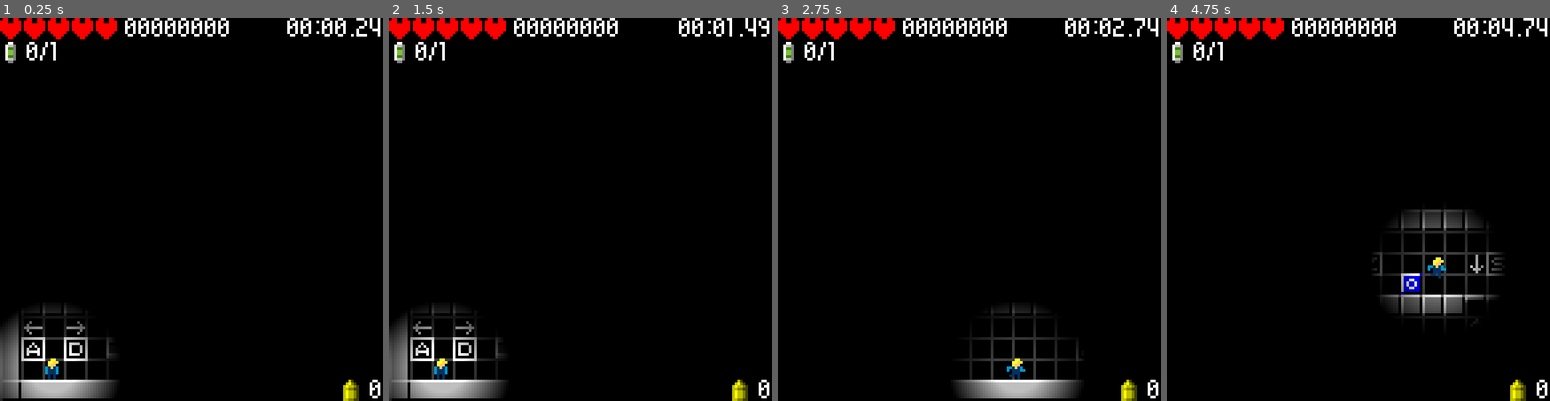
Above: before the commit, frames 1-4 (left to right).
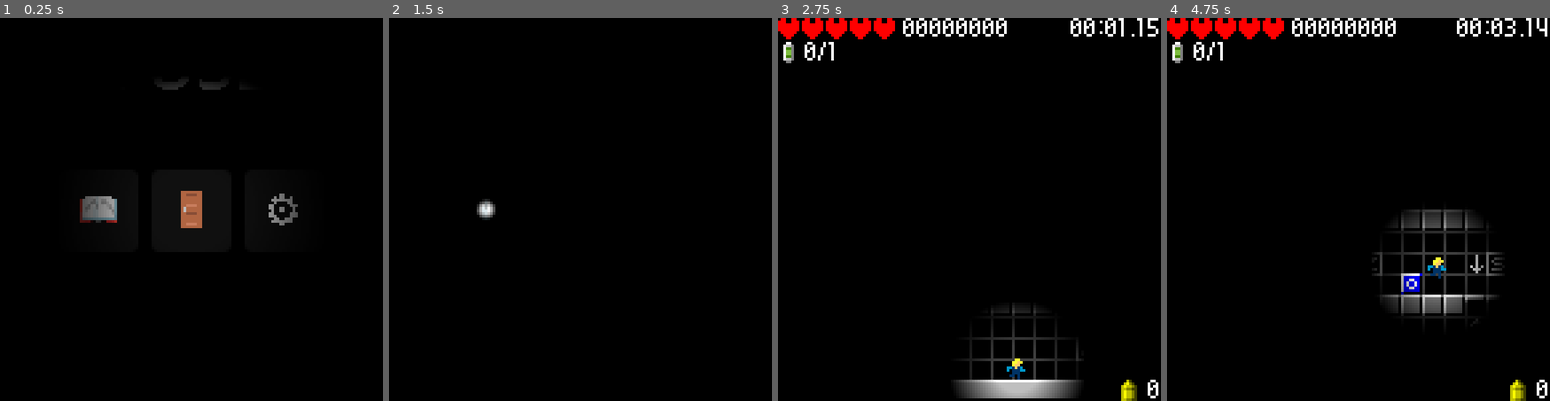
Above: after the commit, the same moments.

Repository: Ironnoob73/Fuse
Game: Godot game, scene res://Assets_main/Title.tscn
Two runs of this game, one before a commit and one after it. Both use one fixed random seed, a clock stepped at 60 frames per second and the inputs below. Before the commit the project starts from res://Assets_main/main_world.tscn.
Inputs (mouse positions are in pixels of both pictures, inside the frame that each line leads up to):
- Up to frame 1 (0.25 s): no input
- Up to frame 2 (1.5 s): click (580, 209) at 0.5 s, where only the run after the commit has a clickable "🚪"; click (484, 209) at 1.25 s, where only the run after the commit has a clickable "📖"
- Up to frame 3 (2.75 s): tap Enter (ui_accept) at 2, 2.27 s; move the mouse to (1053, 190) at 2.02 s; hold Right (ui_right) from 2.03 s (still down); tap X (range) at 2.1 s
- Up to frame 4 (4.75 s): move the mouse to (1281, 228) at 2.77 s; tap Z (melee) at 2.85 s; tap Enter (ui_accept) at 3.02, 4.52 s; tap X (range) at 3.05, 3.6, 4.35 s; move the mouse to (1396, 125) at 3.52 s; release Right (ui_right) at 3.53 s; hold Left (ui_left) 3.53-4.28 s; move the mouse to (1339, 286) at 4.27 s; hold Right (ui_right) from 4.28 s (still down)

The runs differ from the first frame. In frame 1, 7.7% of the frame differs, in the area x 0-100%, y 0-100%; in frame 2, 6.2%; in frame 3, 0.5%; in frame 4, 0.5%.

Commit message:
20240727DU1

Diff:
--- a/Assets_main/Bullet.gd
+++ b/Assets_main/Elements/Bullet.gd
@@ -4,7 +4,7 @@
 @onready var image = $Image
 var getted : bool = false
 
-func _on_body_entered(body):
+func _on_body_entered(_body):
 	if getted == false:
 		get_parent().add_score(5)
 		get_parent().add_bullet(1)
--- a/Assets_main/Bullet.tscn
+++ b/Assets_main/Elements/Bullet.tscn
@@ -1,7 +1,7 @@
 [gd_scene load_steps=9 format=3 uid="uid://bhvdv4mwevqw5"]
 
 [ext_resource type="Texture2D" uid="uid://dd52wimelgqqe" path="res://Resources/Image/Bullet.png" id="1_q0q8t"]
-[ext_resource type="Script" path="res://Assets_main/Bullet.gd" id="1_yeble"]
+[ext_resource type="Script" path="res://Assets_main/Elements/Bullet.gd" id="1_yeble"]
 
 [sub_resource type="RectangleShape2D" id="RectangleShape2D_yi07l"]
 size = Vector2(8, 8)
--- a/Assets_main/Exit.tscn
+++ b/Assets_main/Elements/Exit.tscn
@@ -1,6 +1,6 @@
 [gd_scene load_steps=4 format=3 uid="uid://b0huxamirlvtf"]
 
-[ext_resource type="Script" path="res://Assets_main/Exit.gd" id="1_ug61q"]
+[ext_resource type="Script" path="res://Assets_main/Elements/Exit.gd" id="1_ug61q"]
 [ext_resource type="Texture2D" uid="uid://d4nfmvdpy0ose" path="res://Resources/Image/Exit.png" id="2_1og0q"]
 
 [sub_resource type="RectangleShape2D" id="RectangleShape2D_ip3b0"]
--- a/Assets_main/Fuse.tscn
+++ b/Assets_main/Elements/Fuse.tscn
@@ -1,6 +1,6 @@
 [gd_scene load_steps=9 format=3 uid="uid://dus53p84kf44p"]
 
-[ext_resource type="Script" path="res://Assets_main/Fuse.gd" id="1_lifr6"]
+[ext_resource type="Script" path="res://Assets_main/Elements/Fuse.gd" id="1_lifr6"]
 [ext_resource type="Texture2D" uid="uid://cylyu0ilhewey" path="res://Resources/Image/Fuse.png" id="2_c3l7u"]
 
 [sub_resource type="RectangleShape2D" id="RectangleShape2D_vvdpq"]
--- a/Assets_main/ShootedBullet.tscn
+++ b/Assets_main/Elements/ShootedBullet.tscn
@@ -1,6 +1,6 @@
 [gd_scene load_steps=4 format=3 uid="uid://eomwb176epv0"]
 
-[ext_resource type="Script" path="res://Assets_main/ShootedBullet.gd" id="1_ecgp8"]
+[ext_resource type="Script" path="res://Assets_main/Elements/ShootedBullet.gd" id="1_ecgp8"]
 [ext_resource type="Texture2D" uid="uid://dd52wimelgqqe" path="res://Resources/Image/Bullet.png" id="2_4hdle"]
 
 [sub_resource type="RectangleShape2D" id="RectangleShape2D_imni6"]
--- a/Assets_main/Switch.tscn
+++ b/Assets_main/Elements/Switch.tscn
@@ -1,6 +1,6 @@
 [gd_scene load_steps=12 format=3 uid="uid://0ujn280pb16m"]
 
-[ext_resource type="Script" path="res://Assets_main/Switch.gd" id="1_cosgm"]
+[ext_resource type="Script" path="res://Assets_main/Elements/Switch.gd" id="1_cosgm"]
 [ext_resource type="Texture2D" uid="uid://nin6byiwqq8t" path="res://Resources/Image/Switch.png" id="2_qk1eb"]
 
 [sub_resource type="AtlasTexture" id="AtlasTexture_5x3bc"]
--- a/Assets_main/Target.tscn
+++ b/Assets_main/Elements/Target.tscn
@@ -1,7 +1,7 @@
 [gd_scene load_steps=9 format=3 uid="uid://61422uhhr5pk"]
 
 [ext_resource type="Texture2D" uid="uid://dqqsudyqwwhyh" path="res://Resources/Image/Target.png" id="1_epcey"]
-[ext_resource type="Script" path="res://Assets_main/Target.gd" id="1_qpliy"]
+[ext_resource type="Script" path="res://Assets_main/Elements/Target.gd" id="1_qpliy"]
 
 [sub_resource type="RectangleShape2D" id="RectangleShape2D_6pass"]
 size = Vector2(8, 8)
--- /dev/null
+++ b/Assets_main/Title.gd
@@ -0,0 +1,17 @@
+extends Control
+
+@onready var env_light = $DirectionalLight2D
+@onready var point_light = $PointLight2D
+
+func _ready():
+	env_light.show()
+	var tween = get_tree().create_tween().set_trans(Tween.TRANS_CUBIC)
+	tween.tween_property(point_light,"texture_scale",2,0.25)
+
+func _process(delta):
+	point_light.position = get_global_mouse_position()
+
+func _on_tutorial_pressed():
+	var tween = get_tree().create_tween().set_trans(Tween.TRANS_CUBIC)
+	tween.tween_property(point_light,"texture_scale",0,0.25)
+	tween.tween_callback(func():get_tree().change_scene_to_file("res://Assets_main/Tutorial.tscn"))
--- /dev/null
+++ b/Assets_main/Title.tscn
@@ -0,0 +1,97 @@
+[gd_scene load_steps=5 format=3 uid="uid://dloq7orwq4ry7"]
+
+[ext_resource type="Script" path="res://Assets_main/Title.gd" id="1_qcvkd"]
+[ext_resource type="FontFile" uid="uid://bu28sqx07tc6r" path="res://Resources/QuanPixel.ttf" id="2_lli0p"]
+
+[sub_resource type="Gradient" id="Gradient_kvxms"]
+offsets = PackedFloat32Array(0.25, 0.75)
+colors = PackedColorArray(1, 1, 1, 1, 0, 0, 0, 1)
+
+[sub_resource type="GradientTexture2D" id="GradientTexture2D_lf0mx"]
+gradient = SubResource("Gradient_kvxms")
+width = 50
+height = 50
+fill = 1
+fill_from = Vector2(0.5, 0.5)
+fill_to = Vector2(1, 1)
+
+[node name="Title" type="Control"]
+layout_mode = 3
+anchors_preset = 15
+anchor_right = 1.0
+anchor_bottom = 1.0
+grow_horizontal = 2
+grow_vertical = 2
+script = ExtResource("1_qcvkd")
+
+[node name="DirectionalLight2D" type="DirectionalLight2D" parent="."]
+visible = false
+blend_mode = 1
+
+[node name="PointLight2D" type="PointLight2D" parent="."]
+shadow_enabled = true
+shadow_color = Color(0, 0, 0, 1)
+texture = SubResource("GradientTexture2D_lf0mx")
+texture_scale = 0.01
+
+[node name="Title" type="Label" parent="."]
+layout_mode = 1
+anchors_preset = 5
+anchor_left = 0.5
+anchor_right = 0.5
+offset_left = -30.0
+offset_right = 30.0
+offset_bottom = 35.0
+grow_horizontal = 2
+theme_override_font_sizes/font_size = 25
+text = "FUSE"
+
+[node name="Start" type="Button" parent="."]
+layout_mode = 1
+anchors_preset = 8
+anchor_left = 0.5
+anchor_top = 0.5
+anchor_right = 0.5
+anchor_bottom = 0.5
+offset_left = -15.0
+offset_top = -15.5
+offset_right = 15.0
+offset_bottom = 15.5
+grow_horizontal = 2
+grow_vertical = 2
+tooltip_text = "START"
+theme_override_fonts/font = ExtResource("2_lli0p")
+text = "🚪"
+
+[node name="Tutorial" type="Button" parent="."]
+layout_mode = 1
+anchors_preset = -1
+anchor_left = 0.15
+anchor_top = 0.5
+anchor_right = 0.15
+anchor_bottom = 0.5
+offset_top = -15.5
+offset_right = 30.0
+offset_bottom = 15.5
+grow_vertical = 2
+tooltip_text = "TUTORIAL"
+theme_override_fonts/font = ExtResource("2_lli0p")
+text = "📖"
+
+[node name="Settings" type="Button" parent="."]
+layout_mode = 1
+anchors_preset = -1
+anchor_left = 0.85
+anchor_top = 0.5
+anchor_right = 0.85
+anchor_bottom = 0.5
+offset_left = -30.0
+offset_top = -15.5
+offset_bottom = 15.5
+grow_horizontal = 0
+grow_vertical = 2
+tooltip_text = "SETTINGS"
+theme_override_fonts/font = ExtResource("2_lli0p")
+text = "⚙"
+
+[connection signal="pressed" from="Tutorial" to="." method="_on_tutorial_pressed"]
--- a/Assets_main/main_world.tscn
+++ b/Assets_main/Tutorial.tscn
@@ -1,21 +1,21 @@
 [gd_scene load_steps=26 format=3 uid="uid://ctuhyu8mxoysd"]
 
 [ext_resource type="Texture2D" uid="uid://bu3qsh2fknw2t" path="res://Resources/Image/BackGround0.png" id="1_akpqr"]
-[ext_resource type="Script" path="res://Assets_main/CharacterBody2D.gd" id="1_klx5i"]
+[ext_resource type="Script" path="res://Assets_main/Elements/CharacterBody2D.gd" id="1_klx5i"]
 [ext_resource type="Script" path="res://Assets_main/World.gd" id="1_r7jeu"]
 [ext_resource type="FontFile" uid="uid://bu28sqx07tc6r" path="res://Resources/QuanPixel.ttf" id="2_0u4ro"]
 [ext_resource type="TileSet" uid="uid://3uroax7qg1k0" path="res://Resources/Tilemap0.tres" id="2_nonfo"]
 [ext_resource type="Texture2D" uid="uid://c5f5val2fsbl1" path="res://Resources/Image/Tutorial.png" id="2_oqvlc"]
 [ext_resource type="Texture2D" uid="uid://dd52wimelgqqe" path="res://Resources/Image/Bullet.png" id="2_u1wb1"]
-[ext_resource type="Script" path="res://Assets_main/Hud.gd" id="2_v57m2"]
+[ext_resource type="Script" path="res://Assets_main/Elements/Hud.gd" id="2_v57m2"]
 [ext_resource type="Texture2D" uid="uid://dr07674y4hyqu" path="res://Resources/Image/Character.png" id="3_gcuvr"]
 [ext_resource type="Texture2D" uid="uid://bn15fg1muq27c" path="res://Resources/Image/Life.png" id="4_o082w"]
-[ext_resource type="PackedScene" uid="uid://0ujn280pb16m" path="res://Assets_main/Switch.tscn" id="5_4euqb"]
+[ext_resource type="PackedScene" uid="uid://0ujn280pb16m" path="res://Assets_main/Elements/Switch.tscn" id="5_4euqb"]
 [ext_resource type="Texture2D" uid="uid://cylyu0ilhewey" path="res://Resources/Image/Fuse.png" id="5_6r8xu"]
-[ext_resource type="PackedScene" uid="uid://dus53p84kf44p" path="res://Assets_main/Fuse.tscn" id="6_keru6"]
-[ext_resource type="PackedScene" uid="uid://61422uhhr5pk" path="res://Assets_main/Target.tscn" id="9_528xr"]
-[ext_resource type="PackedScene" uid="uid://bhvdv4mwevqw5" path="res://Assets_main/Bullet.tscn" id="12_nl2c7"]
-[ext_resource type="PackedScene" uid="uid://b0huxamirlvtf" path="res://Assets_main/Exit.tscn" id="13_bt4hq"]
+[ext_resource type="PackedScene" uid="uid://dus53p84kf44p" path="res://Assets_main/Elements/Fuse.tscn" id="6_keru6"]
+[ext_resource type="PackedScene" uid="uid://61422uhhr5pk" path="res://Assets_main/Elements/Target.tscn" id="9_528xr"]
+[ext_resource type="PackedScene" uid="uid://bhvdv4mwevqw5" path="res://Assets_main/Elements/Bullet.tscn" id="12_nl2c7"]
+[ext_resource type="PackedScene" uid="uid://b0huxamirlvtf" path="res://Assets_main/Elements/Exit.tscn" id="13_bt4hq"]
 
 [sub_resource type="RectangleShape2D" id="RectangleShape2D_43quk"]
 size = Vector2(8, 8)
--- a/project.godot
+++ b/project.godot
@@ -11,7 +11,7 @@
 [application]
 
 config/name="Fuse"
-run/main_scene="res://Assets_main/main_world.tscn"
+run/main_scene="res://Assets_main/Title.tscn"
 config/features=PackedStringArray("4.2", "Forward Plus")
 config/icon="res://icon.svg"
 
@@ -99,3 +99,4 @@
 textures/canvas_textures/default_texture_filter=0
 renderer/rendering_method="gl_compatibility"
 renderer/rendering_method.mobile="gl_compatibility"
+viewport/transparent_background=true
Renamed: Assets_main/CharacterBody2D.gd -> Assets_main/Elements/CharacterBody2D.gd
Renamed: Assets_main/Exit.gd -> Assets_main/Elements/Exit.gd
Renamed: Assets_main/Fuse.gd -> Assets_main/Elements/Fuse.gd
Renamed: Assets_main/Hud.gd -> Assets_main/Elements/Hud.gd
Renamed: Assets_main/ShootedBullet.gd -> Assets_main/Elements/ShootedBullet.gd
Renamed: Assets_main/Switch.gd -> Assets_main/Elements/Switch.gd
Renamed: Assets_main/Target.gd -> Assets_main/Elements/Target.gd
Not shown: 1 places in Assets_main/Tutorial.tscn that only renumber resources
